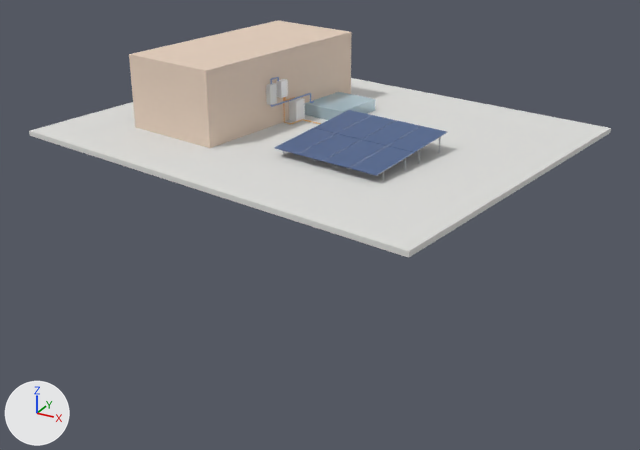
One commit to the glTF model sunny-cad/projects/natura-barranquilla/salidas/modelo.glb: the scene before it, then after it.
Camera for both pictures: a camera (50 mm lens) standing at (26.9, -21.4, 10.9) and looking at (10.7, 8.0, -3.8). Lighting does not change. The marker at lower left points along +X, +Y and +Z. The older version comes first. Vertices at exactly the same position are counted once.

Objects in the first picture: 'claraboya-01', 'cubierta-01', 'cubierta-02', 'modulo-001', 'modulo-002', 'modulo-003', 'modulo-004', 'modulo-005', 'modulo-006', 'modulo-007', 'modulo-008' and 5 more.
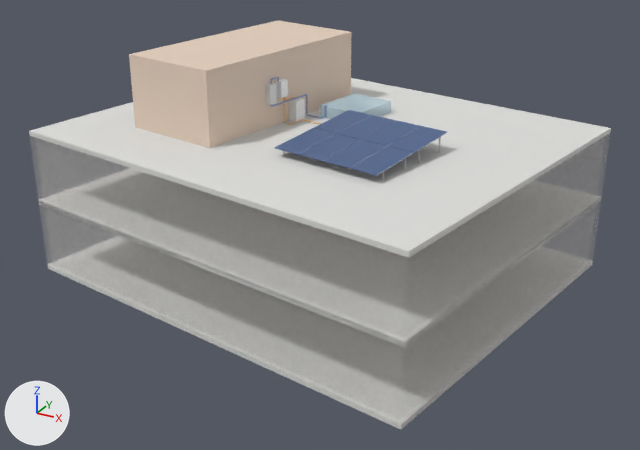
Changed parts and their boxes (x1, y1, x2, y2) in the pictures (640 x 450 px):
'fachada-inferior', added
    after: (30, 133, 610, 429)
'losa-piso-m2', added
    after: (47, 261, 593, 429)
'claraboya-01', moved
    before: (305, 92, 376, 120)
    after: (320, 93, 392, 119)
'losa-piso-m1', added
    after: (39, 198, 601, 347)

What the commit changed:
Material 'fachada' (mat_fachada) is new.
Its base color is (0.843, 0.804, 0.745) (white #ede8e0).
Its roughness is 0.8.
Its alpha is 0.137.
Material 'losa_inferior' (mat_losa_inferior) is new.
Its base color is (0.725, 0.725, 0.706) (light grey #dddddb).
Its roughness is 0.8.
me_claraboya_01 is used by ob_claraboya_01; location (0.0, 0.0, 0.0).
me_claraboya_01 had 8 vertices, 12 faces and spanned x 8.62..10.99, y 10.05..12.75, z 0.0..0.5.
me_claraboya_01 now has 8 vertices, 12 faces and spans x 9.34..11.71, y 10.13..12.83, z 0.0..0.5.
me_claraboya_01 part 1: the whole mesh is moved by (0.72, 0.08, 0.0).
Mesh me_fachada_inferior is new.
It has 16 vertices, 32 faces and spans x 0.0..20.5, y 0.0..17.8, z -6.2..-0.2.
It uses material mat_fachada (white #ede8e0).
Mesh me_losa_piso_m2 is new.
It has 16 vertices, 32 faces and spans x 0.0..20.5, y 0.0..17.8, z -6.2..-6.0.
It uses material mat_losa_inferior (light grey #dddddb).
Mesh me_losa_piso_m1 is new.
It has 16 vertices, 32 faces and spans x 0.0..20.5, y 0.0..17.8, z -3.2..-3.0.
It uses material mat_losa_inferior (light grey #dddddb).
Object 'fachada-inferior' (ob_fachada_inferior) is new; it shows me_fachada_inferior.
Its location is (0.0, 0.0, 0.0).
Object 'losa-piso-m2' (ob_losa_piso_m2) is new; it shows me_losa_piso_m2.
Its location is (0.0, 0.0, 0.0).
Object 'losa-piso-m1' (ob_losa_piso_m1) is new; it shows me_losa_piso_m1.
Its location is (0.0, 0.0, 0.0).
